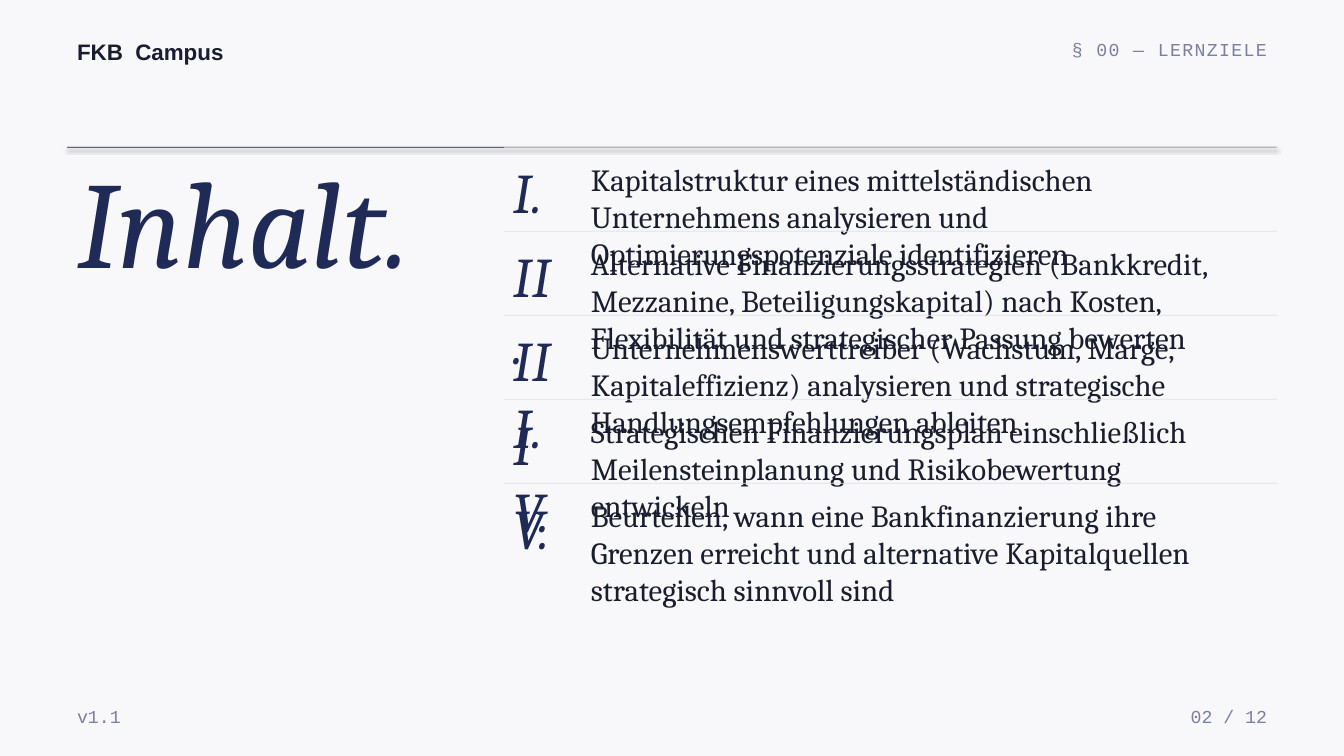
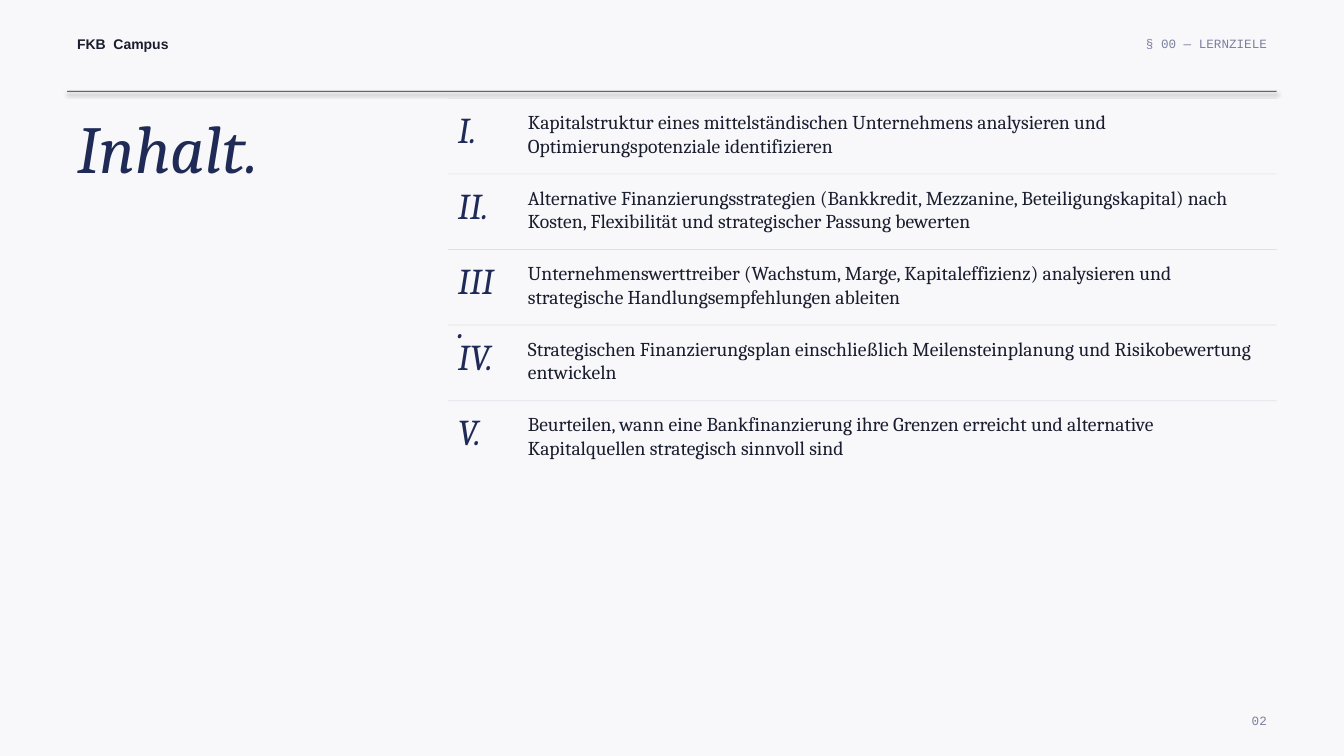
Before and after one commit to ck5rqc47pr-byte/firmenkundenakademie-online, a slide deck: slide 2 of public/downloads/praesentation/M03.pptx. Drawn at 1344x756 pixels with LibreOffice and Linux fonts; fonts in the diff are those of the drawing. Boxes give left, top, right and bottom in pixels: in the first picture for what was removed or moved away, otherwise in the second. Text is boxed around its words. In the diff, an @@ line names an element or a change of style, - is before the commit and + after.

```diff
--- a/public/downloads/praesentation/M03.pptx
+++ b/public/downloads/praesentation/M03.pptx
@@ text "FKB Campus" at [77, 39, 168, 52]: size 16 to 10 pt @@
@@ text "§ 00 — LERNZIELE": place and size @@
-text "§ 00 — LERNZIELE" at [1096, 44, 1267, 56]
+text "§ 00 — LERNZIELE" at [1161, 39, 1267, 48]
@@ text "§ 00 — LERNZIELE" at [1161, 39, 1267, 48]: size 13 to 9 pt, letter spacing 1 to 0 pt @@
@@ text "Inhalt.": place and size @@
-text "Inhalt." at [77, 182, 410, 269]
+text "Inhalt." at [77, 126, 258, 174]
@@ text "Inhalt." at [77, 126, 258, 174]: size 88 to 48 pt @@
@@ rectangle: place and size @@
-rectangle at [68, 147, 1277, 148]
+rectangle at [68, 91, 1277, 92]
@@ text "I.": place and size @@
-text "I." at [514, 175, 543, 214]
+text "I." at [458, 118, 477, 144]
@@ rectangle: place and size @@
-rectangle at [504, 483, 1277, 484]
+rectangle at [448, 98, 1276, 99]
@@ text "Kapitalstruktur eines mittelständischen Unternehmens analysi ...": place and size @@
-text "Kapitalstruktur eines mittelständischen Unternehmens analysi ..." at [591, 169, 1092, 272]
+text "Kapitalstruktur eines mittelständischen Unternehmens analysi ..." at [528, 115, 1106, 158]
@@ text "II.": place and size @@
-text "II." at [514, 259, 551, 297]
+text "II." at [458, 194, 489, 220]
@@ rectangle: place and size @@
-rectangle at [504, 147, 1277, 148]
+rectangle at [448, 173, 1276, 174]
@@ text "Alternative Finanzierungsstrategien (Bankkredit, Mezzanine,  ...": place and size @@
-text "Alternative Finanzierungsstrategien (Bankkredit, Mezzanine,  ..." at [591, 247, 1209, 356]
+text "Alternative Finanzierungsstrategien (Bankkredit, Mezzanine,  ..." at [528, 191, 1227, 233]
@@ text "III.": place and size @@
-text "III." at [504, 321, 567, 399]
+text "III." at [458, 269, 494, 294]
@@ rectangle: place and size @@
-rectangle at [504, 231, 1277, 232]
+rectangle at [448, 249, 1276, 250]
@@ text "Unternehmenswerttreiber (Wachstum, Marge, Kapitaleffizienz)  ...": place and size @@
-text "Unternehmenswerttreiber (Wachstum, Marge, Kapitaleffizienz)  ..." at [591, 331, 1174, 440]
+text "Unternehmenswerttreiber (Wachstum, Marge, Kapitaleffizienz)  ..." at [528, 266, 1171, 309]
@@ text "IV.": place and size @@
-text "IV." at [504, 404, 567, 483]
+text "IV." at [458, 336, 493, 371]
@@ rectangle: place and size @@
-rectangle at [504, 315, 1277, 316]
+rectangle at [448, 325, 1276, 326]
@@ text "Strategischen Finanzierungsplan einschließlich Meilensteinpl ...": place and size @@
-text "Strategischen Finanzierungsplan einschließlich Meilensteinpl ..." at [591, 415, 1121, 524]
+text "Strategischen Finanzierungsplan einschließlich Meilensteinpl ..." at [528, 342, 1251, 380]
@@ size 40 to 26 pt in 5 elements at [458, 118, 477, 144], [458, 194, 489, 220], [458, 269, 494, 294], [458, 336, 493, 371], [458, 420, 481, 446] @@
@@ text "V.": place and size @@
-text "V." at [514, 494, 549, 545]
+text "V." at [458, 420, 481, 446]
@@ rectangle: place and size @@
-rectangle at [504, 399, 1277, 400]
+rectangle at [448, 400, 1276, 401]
@@ size 22 to 14 pt in 5 elements at [528, 115, 1106, 158], [528, 191, 1227, 233], [528, 266, 1171, 309], [528, 342, 1251, 380], [528, 417, 1153, 460] @@
@@ text "Beurteilen, wann eine Bankfinanzierung ihre ...": place and size @@
-text "Beurteilen, wann eine Bankfinanzierung ihre ..." at [591, 499, 1189, 608]
+text "Beurteilen, wann eine Bankfinanzierung ihre ..." at [528, 417, 1153, 460]
@@ text removed at [77, 711, 121, 723] @@
-v1.1
@@ text at [1252, 716, 1267, 725]: text changed; size 13 to 9 pt @@
-02 / 12
+02
```
Also in this commit, not shown: 15 other slides changed, 1 slide added, 2 slides removed, 21 other files.
